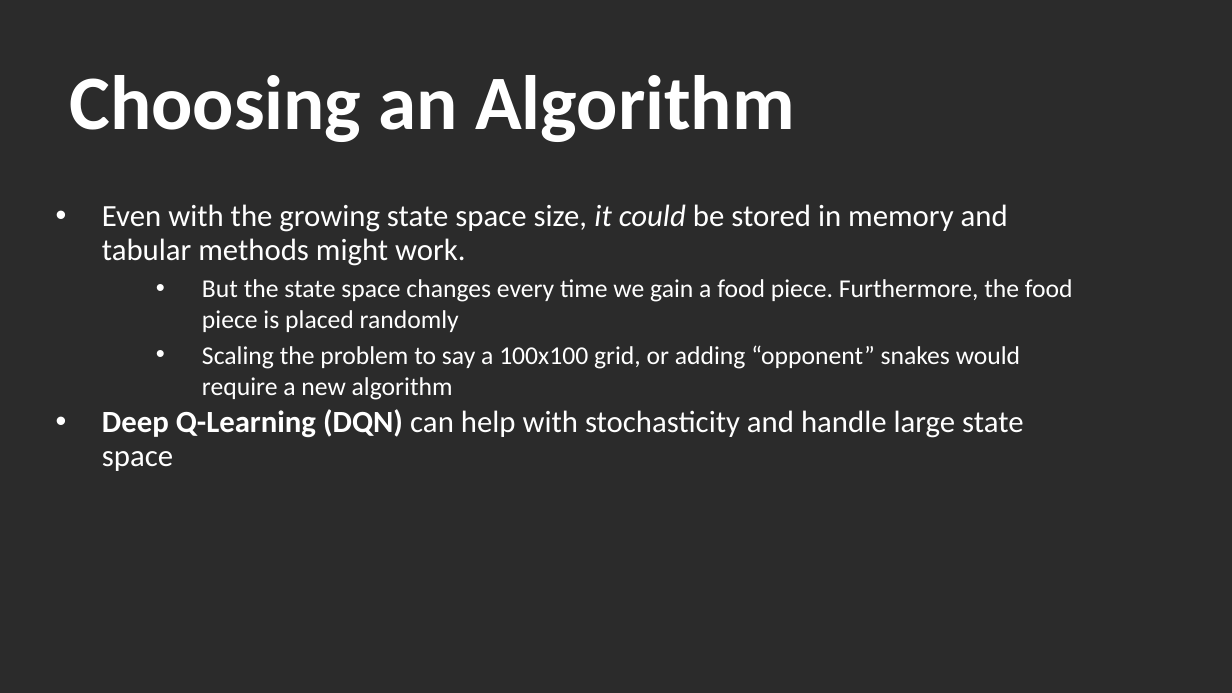
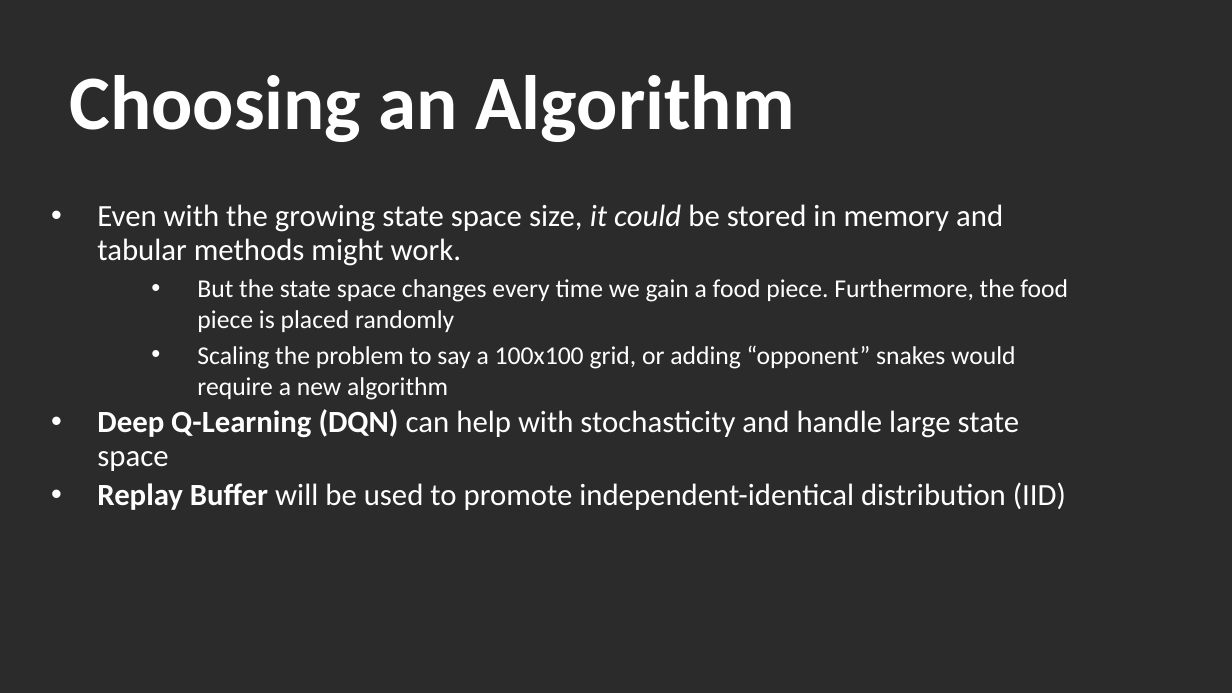
Before and after one commit to tlagore/ece559b_project, a slide deck: slide 10 of presentation/ece559b_presentation.pptx (slide 8 before the commit). Drawn at 1232x693 pixels with LibreOffice and Linux fonts; fonts in the diff are those of the drawing; background and template pictures are left out; a plain dark background stands for a picture behind light text. Boxes give left, top, right and bottom in pixels: in the first picture for what was removed or moved away, otherwise in the second. Text is boxed around its words. In the diff, an @@ line names an element or a change of style, - is before the commit and + after.

```diff
--- a/presentation/ece559b_presentation.pptx
+++ b/presentation/ece559b_presentation.pptx
@@ text at (97, 482, 1066, 510): paragraph added @@
+• Replay Buffer will be used to promote independent-identical distribution (IID)
```
Also in this commit, not shown: 3 other slides changed, 2 slides added, 2 other files.
